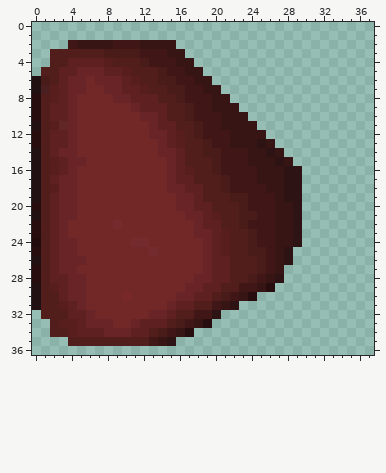
Pixel-art sprite, stored at tab/stone_bottom_right_selected.png. This is how it looked before the edit.
The file is 38x37 pixels. Colours within 5 levels of each other are drawn and written as one.
New version:
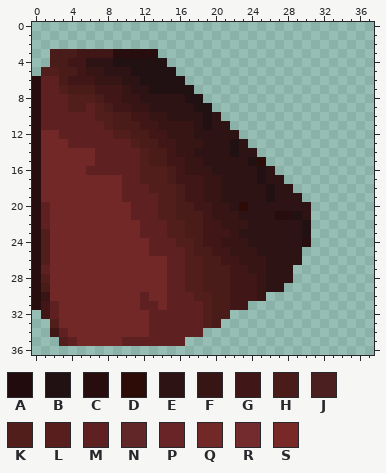
Palette (. is transparent): A #210b0c  B #211112  C #270d0e  D #2d0c08  E #2d1314  F #371514  G #401716  H #491b19  J #4b1e1f  K #511e1c  L #581e1d  M #5e2021  N #612627  P #682426  Q #722827  R #742b2d  S #782827
Edits made:
Changed rows in their new state; - is an unchanged pixel.
first column x 0:
 2 ----............---------------
 3 --HHHGGGGCCCCC...--------------
 4 --HHGGEEEBBBBBB...-------------
 5 ---HHGFFEEEBBBBB...------------
 6 CMMHGGGFFFEEBBBBB...-----------
 7 CMMKHHHGGGFEEBBBBB...----------
 8 -MM-KKKHGGFFEEEEEBB...---------
 9 -M--KKMKHGGFFEEEEEBB...--------
10 -M--MMMKKHHGGFFEEEEBE...-------
11 CMMMMMMMKHHHGGFFFFEBEE...------
12 -QQ-MMMMMKKHHGGFFFEEEEE...-----
13 -QQQMMMMMMMKHHGGFFFEEEBE...----
14 CQQQQ--MMMMMKHHGFFEEEEBEE...---
15 CQQQQQ-MMMMMKHHGGFFEEEEEBD...--
16 CQQQQ-MMMMMMKKKHGFFFEEEEEBE...-
17 CQQQQ-----MMKKKHGGGFFEEEEBEE..-
18 CQQQQ-----MMMKKKHGGFFEEEEEBE-.-
19 CQQQQ-----MMMMKKHGGFFEEEEEBE---
20 -MQQQ------MMMKKHHGGFFEDEEEEE-E
21 CMQQQ------MMMKKHHHGFFFEEEECCBE
22 -MQQ-----Q--MMMKKHHGGFFFEEEEE-B
23 --QQ--------MMMKKHHGGGFEEEEEE-B
24 C-QQQ------QQMMMKKHGGFFFEEEEE-C
25 --QQQ--------MMMMKHHGGFFFEEE-E-
26 C-QQQQ---------MMKKHHGGFFFEE-E-
27 -MQQQ----------MMKKHHHGGFFEEE--
28 --QQQQ---------MMKKHHHGGGFE-E--
29 CHQQQQ---------MMKKHHHG---EE---
30 CFQQQQ----Q-M--MMMKKH--GGF-----
31 CGMQQQ------MM-M--M-HHGG-------
32 -GMQQQQ------MM-MMMKHH---------
33 ---QQQQQQ--QQ--MMMMKH----------
34 --GMQQQQQQQQQMMMMMM------------
35 ---KMQQQQQMMMMMMM--------------
Boxes around the changes in both pictures, in picture pixels (x1, y1, x2, y2):
changed: (32, 40, 311, 346)
